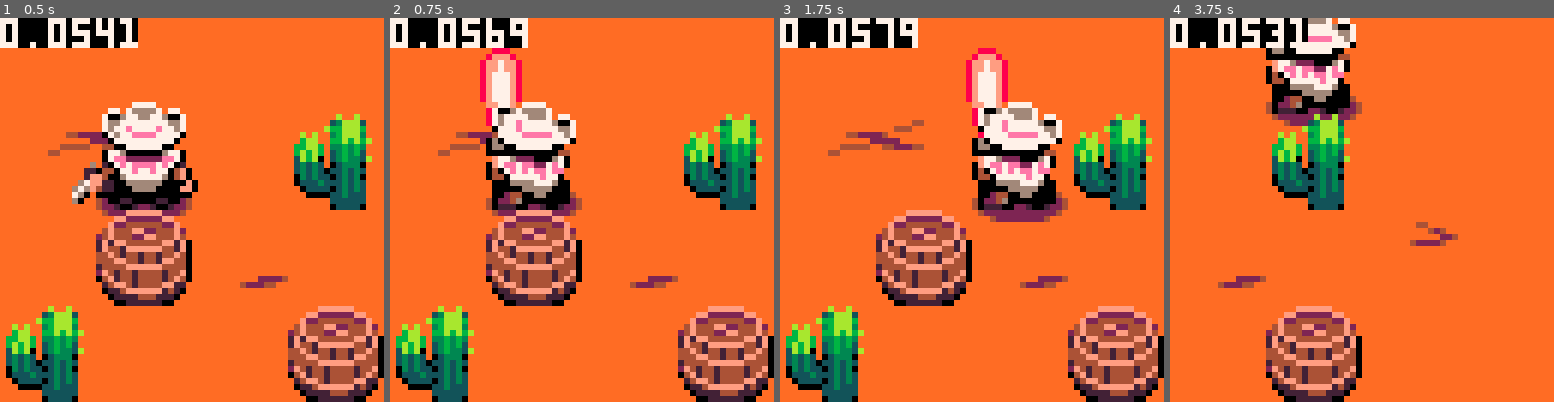
Above: before the commit, frames 1-4 (left to right).
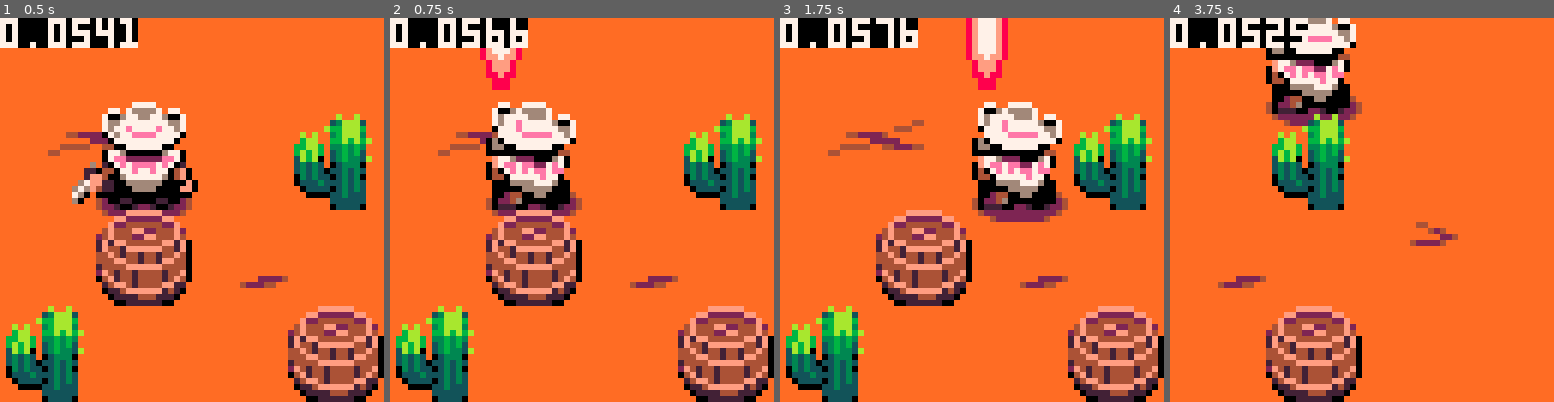
Above: after the commit, the same moments.

Repository: david-fletcher/lowrezjam2023
Game: PICO-8 cartridge lowrezjam2023.p8
Same seed, same stepped clock (60 frames per second), same inputs: the game is played once before the commit and once after it.
Inputs:
- Up to frame 1 (0.5 s): tap X (X key) at 0.33 s
- Up to frame 2 (0.75 s): tap O (Z key) at 0.7 s
- Up to frame 3 (1.75 s): tap X (X key) at 1.07 s; hold Right from 1.6 s (still down); tap O (Z key) at 1.7 s
- Up to frame 4 (3.75 s): tap X (X key) at 1.85, 2.97 s; release Right at 2.1 s; tap O (Z key) every 0.4 s from 2.1 to 3.7 s; hold Up 2.15-2.42 s; hold Right 2.47-3.03 s; hold Left 3.08-3.58 s; hold Down from 3.63 s (still down)

Frame 1 is identical in both runs. In frame 2, 1.7% of the frame differs, in the area x 23-36%, y 0-29%; in frame 3, 2.6%, in the area x 31-60%, y 0-32%; in frame 4, 0.2%.

Commit message:
Spawn bullet further up and add bullet frames

Diff:
--- a/lowrezjam2023.p8
+++ b/lowrezjam2023.p8
@@ -376,7 +376,7 @@
  bullet.type = 'bullet'
 
  bullet.x = (g_tilesize / 2) - (9) + (g_tilesize * (tilex-1))
- bullet.y = (g_tilesize / 2) - (4) + (g_tilesize * (tiley-1))
+ bullet.y = (g_tilesize / 2) - (12) + (g_tilesize * (tiley-1))
  bullet.w = 8
  bullet.h = 8
  bullet.dir = k_up
@@ -529,22 +529,22 @@
 end
 
 __gfx__
-00000000998888999988899999999999999999999999999999999999999999999999999999999999997777999999999779977779999999999999999999999999
-0000000098e77e8998fff89999999999999999999999999999999999999999999999999999999977976666797799997006766667999999999999999999999999
-007007008e7777e88ff7ff8999999999999999999999999999999999999999999999999999999700677667760079997677776667977999999999999999999999
-000770008e7777e88ff7ff8999999999999999999999999999999999999999999999999999999766777777776679997677e77777600799999999999999999999
-000770008e7777e88f777f89999999999999999999999999999999999999999999999999999997677e7777e77679990777e77777766799999999999999999999
-00700700987ee7898f777f899999999999999999999999999999999999999999999999999999907677eeee7777099997777eeeee776799999999999999999999
-0000000098e88e898f777f8999999999999999999999999999999999999999999999999999999907777777777099906077777777777099999999999999999999
-00000000998888998f777f8999999999999999999999999999999999999999999999999999999990077777700999906600777777009999999999999999999999
-99999999999999998f777f8999999999999999999999999999999999999999999999999999999077600000067709900000000000044999999999999999999999
-99999999999999449ff7ff999999999999999999999999999999999999999999999999999999907ee222222ee70999f776222000670999999999999999999999
-999999999994449998f7f89999999999999999999999999999999999999999999999999999969507e7eeee7e705990f7ee7ee227e70999999999999999999999
-999442222499999998f7f8999999999999999999999999999999999999999999999999999955044077e77e7704f090407e7e7ee7ee9999999999999999999999
-9999999222229999988f8899999999999999999999999999999999999999999999999999995ff4006777777604f09044077777e7709999999999999999999999
-9944444994422244998f8999999999999999999999999999999999999999999999999999967ff55006666660000f090006666777600999999999999999999999
-449999999999999999888999999999999999999999999999999999999999999999999999676f45500066660000ff090000066666000999999999999999999999
-99999999999999999998999999999999999999999999999999999999999999999999999976090000000000000000990024400660000999999999999999999999
+0000000099888899998889998f899889999999999999999999999999999999999999999999999999997777999999999779977779999999999999999999999999
+0000000098e77e8998fff899f7f98ff8999999999999999999999999999999999999999999999977976666797799997006766667999999999999999999999999
+007007008e7777e88f777f89f7f98ff8999999999999999999999999999999999999999999999700677667760079997677776667977999999999999999999999
+000770008e7777e88f777f89f7f98ff8999999999999999999999999999999999999999999999766777777776679997677e77777600799999999999999999999
+000770008e7777e88f777f89f7f98ff89999999999999999999999999999999999999999999997677e7777e77679990777e77777766799999999999999999999
+00700700987ee7898f777f89f7f98ff899999999999999999999999999999999999999999999907677eeee7777099997777eeeee776799999999999999999999
+0000000098e88e898f777f89f7f98ff8999999999999999999999999999999999999999999999907777777777099906077777777777099999999999999999999
+00000000998888998f777f89f7f98ff8999999999999999999999999999999999999999999999990077777700999906600777777009999999999999999999999
+99999999999999998f777f89f7f98ff8999999999999999999999999999999999999999999999077600000067709900000000000044999999999999999999999
+99999999999999448ff7ff89f7f9988999999999999999999999999999999999999999999999907ee222222ee70999f776222000670999999999999999999999
+999999999994449998fff899f7f99999999999999999999999999999999999999999999999969507e7eeee7e705990f7ee7ee227e70999999999999999999999
+999442222499999998fff899f7f9988999999999999999999999999999999999999999999955044077e77e7704f090407e7e7ee7ee9999999999999999999999
+9999999222229999988f88998f898ff89999999999999999999999999999999999999999995ff4006777777604f09044077777e7709999999999999999999999
+9944444994422244998889998f898ff89999999999999999999999999999999999999999967ff55006666660000f090006666777600999999999999999999999
+44999999999999999988899988898ff89999999999999999999999999999999999999999676f45500066660000ff090000066666000999999999999999999999
+99999999999999999999999998999889999999999999999999999999999999999999999976090000000000000000990024400660000999999999999999999999
 99999999c99c999999999ffffff99999999999999999999993333999999333399999999960999900550000550099990224600000000999999999999999999999
 999999913ccc1999999ff222222ff99999999999999999993bbbbb3993bbbbb39999999999999995005995005999990555009950059999999999999999999999
 999999cddcccd99999f2244444422f9999999999999999993bbbbbb99bbbbbbb9999999999999999999999999999999999999999999999999999999999999999
